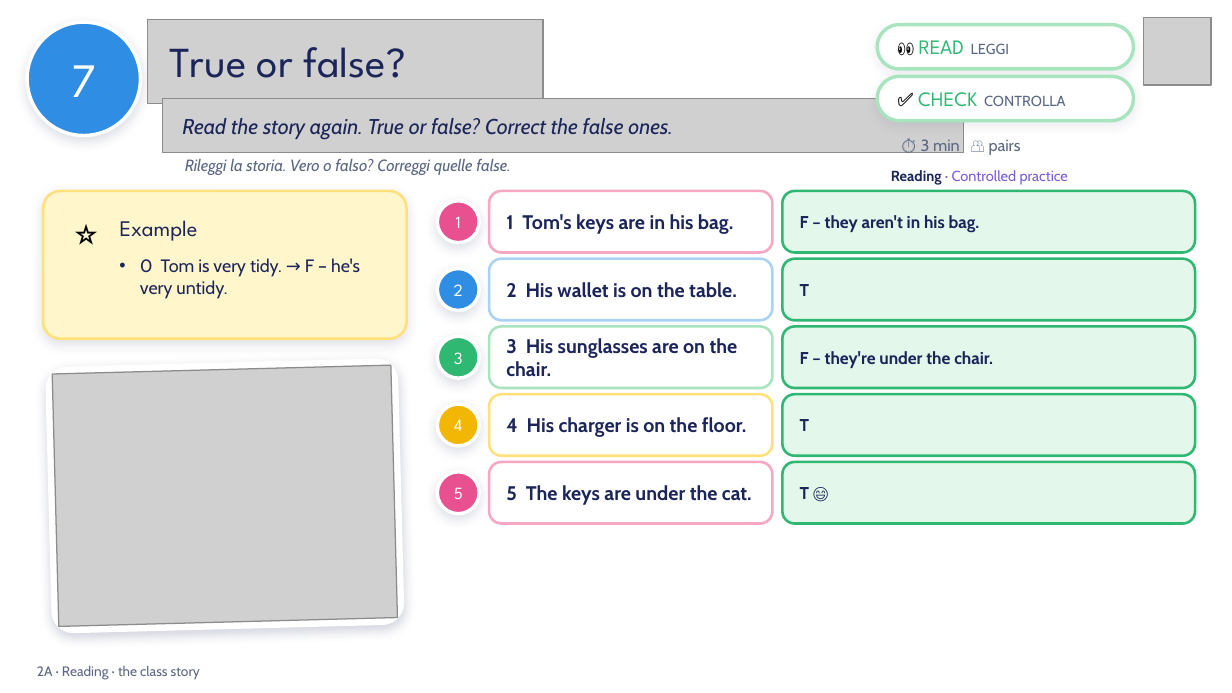
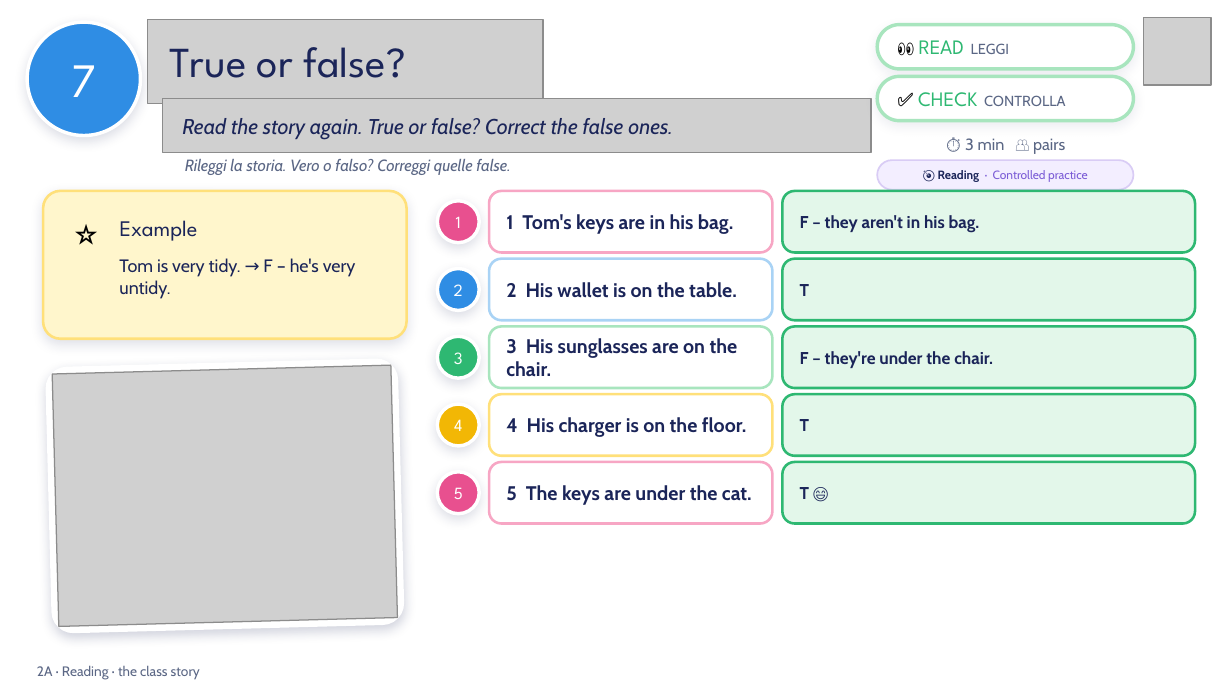
Before and after one commit to londonlanguageschool/Bagheria-, a slide deck: slide 7 of materials/EFE/EFE_2A_Tidy_or_untidy.pptx. Drawn at 1232x693 pixels with LibreOffice and Linux fonts; fonts in the diff are those of the drawing; grey boxes stand for pictures; background and template pictures are left out. Boxes give left, top, right and bottom in pixels: in the first picture for what was removed or moved away, otherwise in the second. Text is boxed around its words. In the diff, an @@ line names an element or a change of style, - is before the commit and + after.

```diff
--- a/materials/EFE/EFE_2A_Tidy_or_untidy.pptx
+++ b/materials/EFE/EFE_2A_Tidy_or_untidy.pptx
@@ picture resized from (x1=163, y1=99, x2=963, y2=153) to (x1=163, y1=99, x2=871, y2=153) @@
@@ text "⏱ 3 min 👥 pairs" moved from (x1=921, y1=139, x2=1021, y2=156) to (x1=965, y1=138, x2=1065, y2=154) @@
@@ text "⏱ 3 min 👥 pairs" at (x1=965, y1=138, x2=1065, y2=154): alignment left to centre @@
@@ rounded rectangle "🎯 Reading · Controlled practice" resized from (x1=891, y1=170, x2=1068, y2=185) to (x1=877, y1=160, x2=1133, y2=190) @@
@@ rounded rectangle "🎯 Reading · Controlled practice" at (x1=877, y1=160, x2=1133, y2=190): fill none to #F3EEFF; outline none to #D9CCF5 1 pt @@
@@ text in rounded rectangle at (x1=938, y1=170, x2=1088, y2=182): text changed; size 8.5 to 7 pt @@
-Reading · Controlled practice
+🎯 Reading · Controlled practice
@@ text at (x1=119, y1=258, x2=356, y2=299): text changed @@
-• 0 Tom is very tidy. → F – he's very untidy.
+Tom is very tidy. → F – he's very untidy.
```
Also in this commit, not shown: 16 other slides changed, 1 other file.
